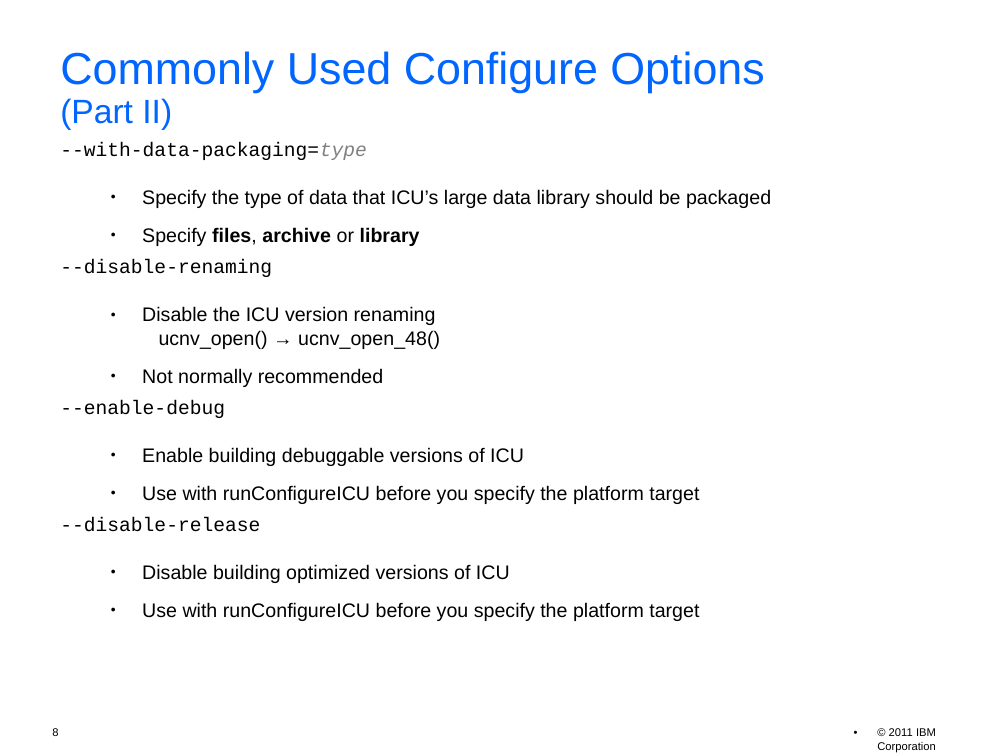
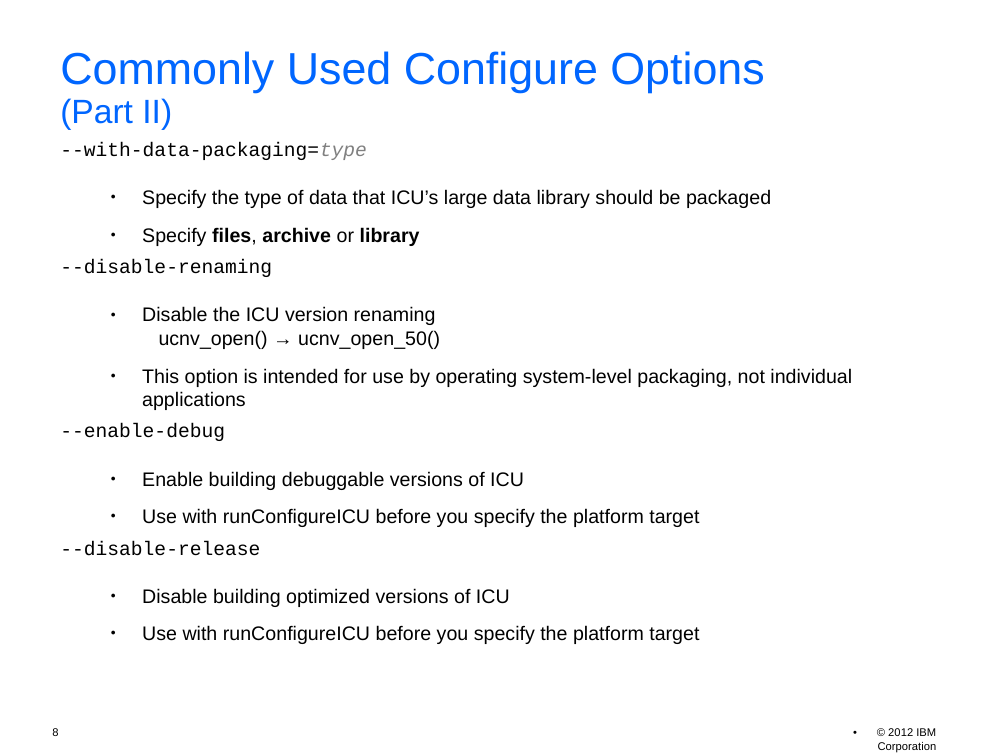
Before and after one commit to unicode-org/icu-docs, a slide deck: slide 8 of docs/pres/icu_workshop.odp. Drawn at 1008x756 pixels with LibreOffice and Linux fonts; fonts in the diff are those of the drawing; background and template pictures are left out. Boxes give left, top, right and bottom in pixels: in the first picture for what was removed or moved away, otherwise in the second. Text is boxed around its words. In the diff, an @@ line names an element or a change of style, - is before the commit and + after.

```diff
--- a/docs/pres/icu_workshop.odp
+++ b/docs/pres/icu_workshop.odp
@@ text at <box>142,306,852,410</box>: text changed @@
-  ● Disable the ICU version renaming
-    ucnv_open() → ucnv_open_48()
-  ● Not normally recommended
+  ● Disable the ICU version renaming
+    ucnv_open() → ucnv_open_50()
+  ● This option is intended for use by operating system-level packaging, not individual applications
@@ text at <box>878,728,937,752</box>: text changed @@
-• © 2011 IBM Corporation
+• © 2012 IBM Corporation
```
Also in this commit, not shown: 55 other slides changed, 1 slide added, 2 slides removed, 1 other file.
